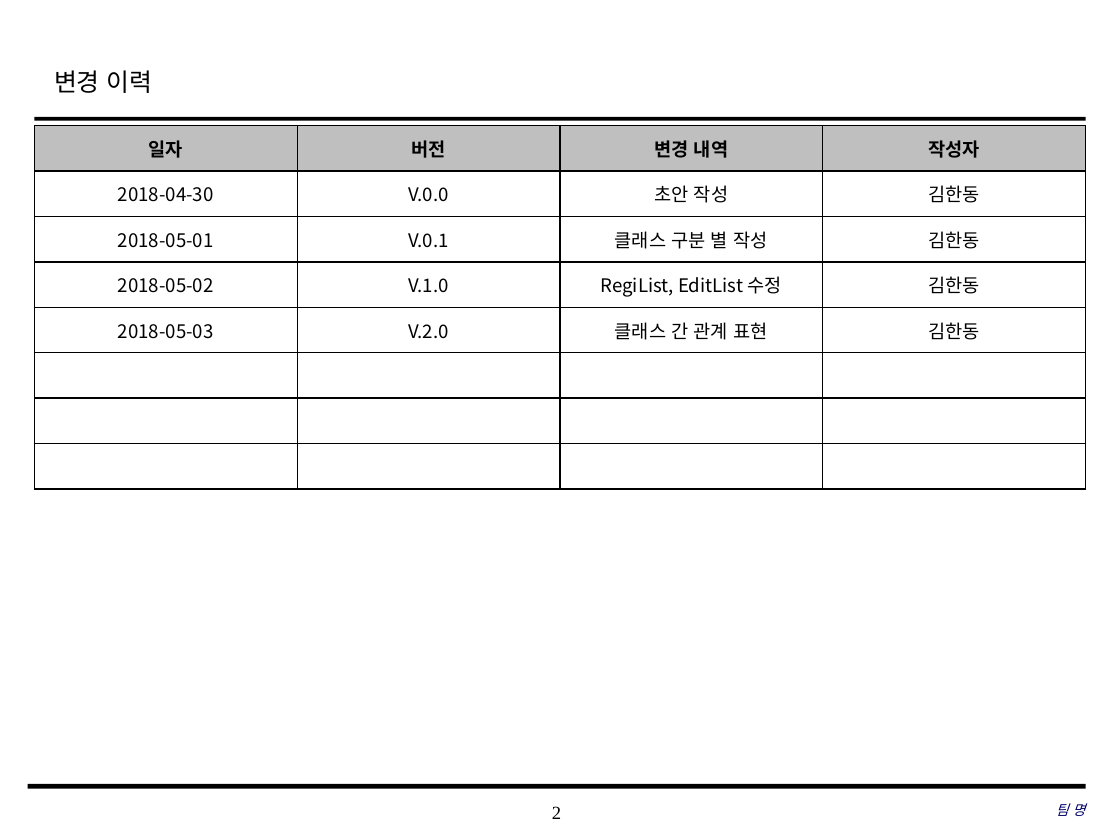
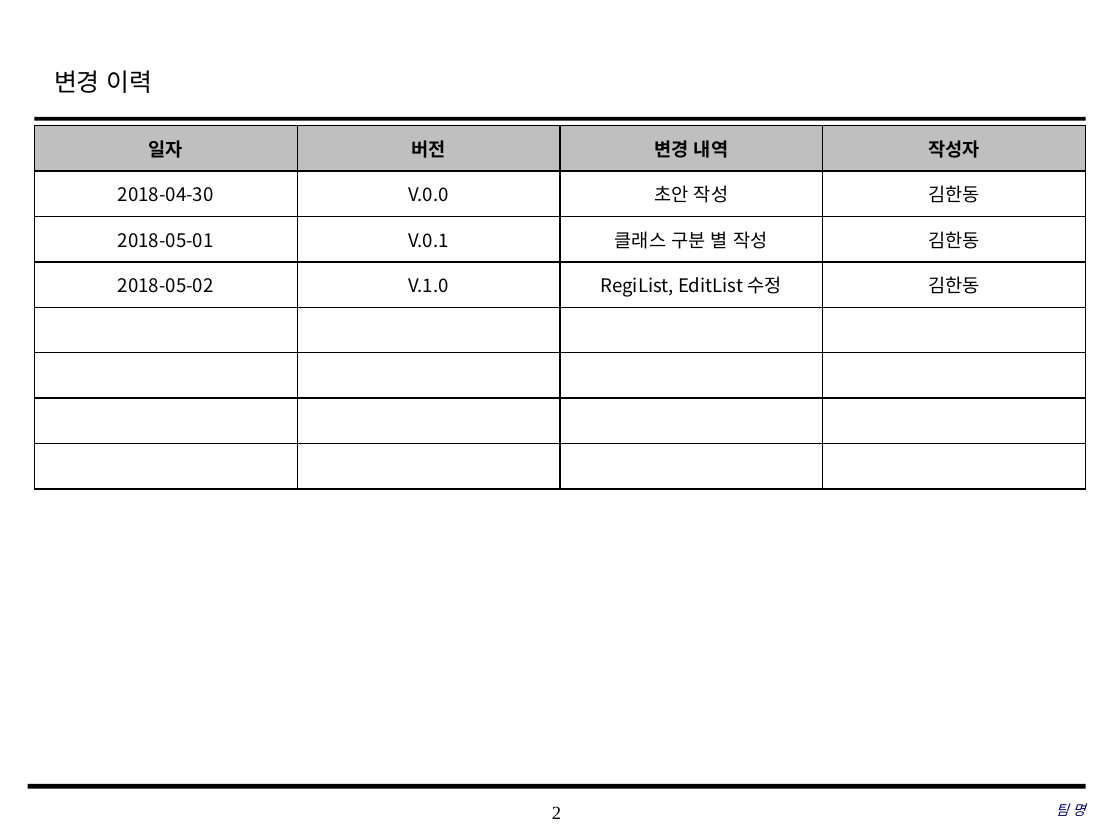
Before and after one commit to SMU-SE-Admin/18-1_8_PALZO_Doc, a slide deck: slide 2 of 03 설계/Class 설계서_8_Palzo.pptx. Drawn at 1120x840 pixels with LibreOffice and Linux fonts; fonts in the diff are those of the drawing; background and template pictures are left out. Boxes give left, top, right and bottom in pixels: in the first picture for what was removed or moved away, otherwise in the second. Text is boxed around its words. In the diff, an @@ line names an element or a change of style, - is before the commit and + after.

```diff
--- a/03 설계/Class 설계서_8_Palzo.pptx
+++ b/03 설계/Class 설계서_8_Palzo.pptx
@@ table at box(35, 125, 1088, 488) @@
-row 5: 2018-05-03 | V.2.0 | 클래스 간 관계 표현 | 김한동
+row 8:  |  |  | 
```
Also in this commit, not shown: 7 other slides changed, 5 slides removed.
